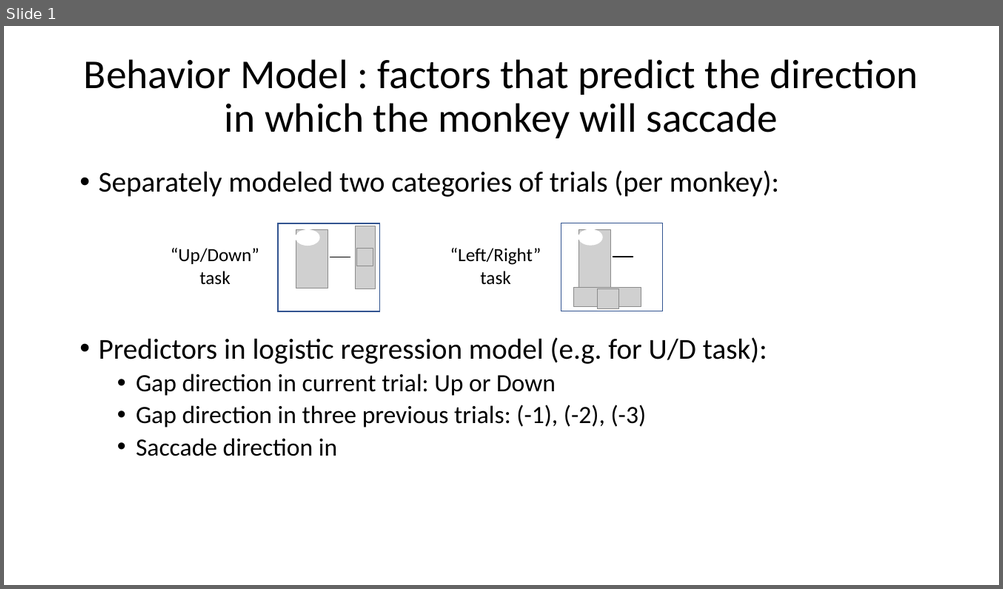
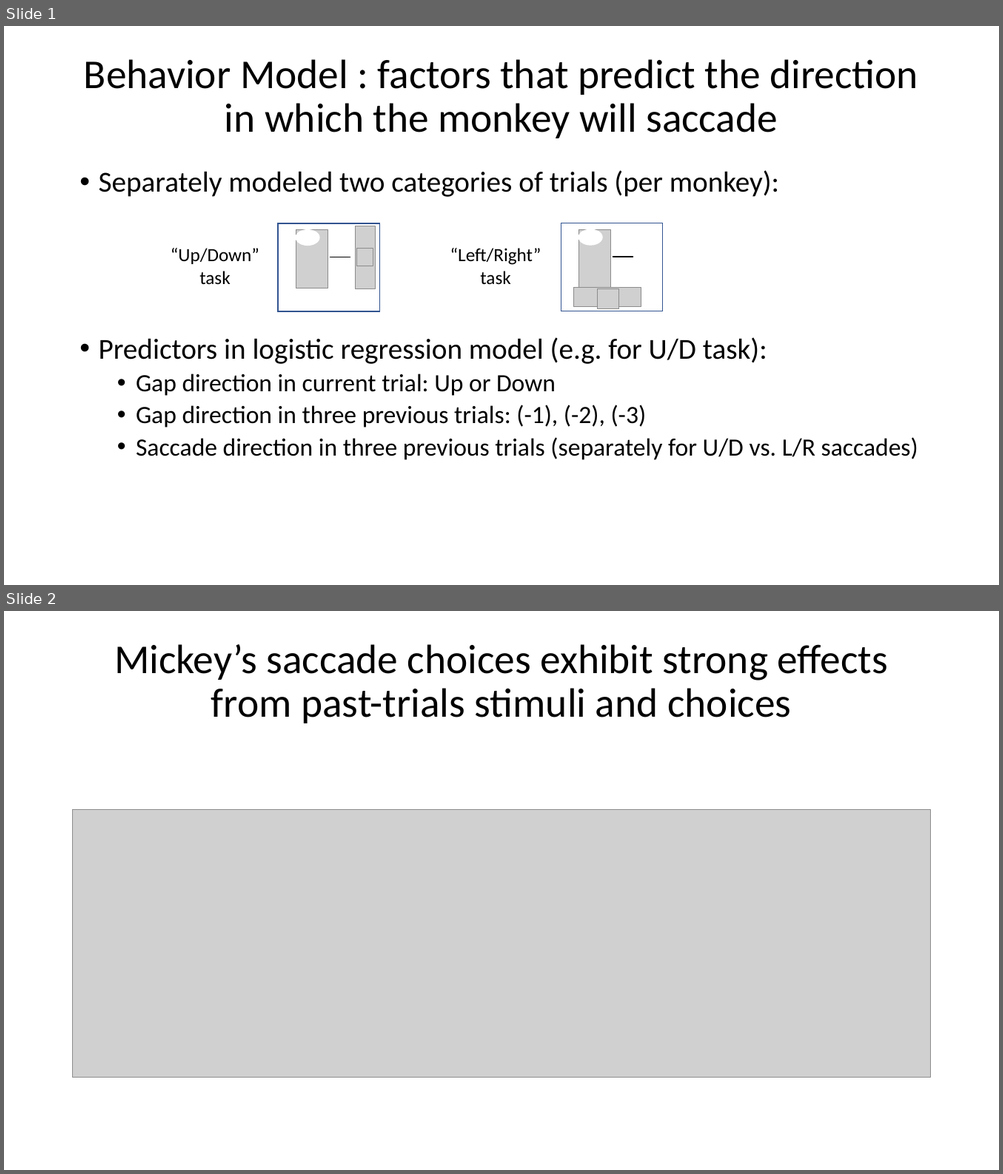
Before and after one commit to sakoay/ErasmusAttn_2020, a slide deck: sak_20210620_ErasmusAttn_models.pptx. Shown one above the other, each under a label of ours: slide 1 before the commit, slides 1 and 2 after it. The pictures are 1003x589 and 1003x1174 pixels, drawn with LibreOffice and Linux fonts; fonts in the diff are those of the drawing; grey boxes stand for pictures. Boxes give left, top, right and bottom in pixels: in the first picture for what was removed or moved away, otherwise in the second. Text is boxed around its words. In the diff, an @@ line names an element or a change of style, - is before the commit and + after.

```diff
--- a/sak_20210620_ErasmusAttn_models.pptx
+++ b/sak_20210620_ErasmusAttn_models.pptx
@@ slide 2 added at (4,611,999,1170), background #FFFFFF @@
@@ title added at (114,644,888,723), 39.6 pt, text #000000 @@
+Mickey’s saccade choices exhibit strong effects from past-trials stimuli and choices
@@ picture added at (73,809,930,1078) @@
@@ slide 1 changed as well @@
@@ text at (136,437,918,460): text changed @@
-  • Saccade direction in
+  • Saccade direction in three previous trials (separately for U/D vs. L/R saccades)
```
Also in this commit, not shown: 1 other slide changed, 7 other slides added, 2 slides removed, 9 other files.
